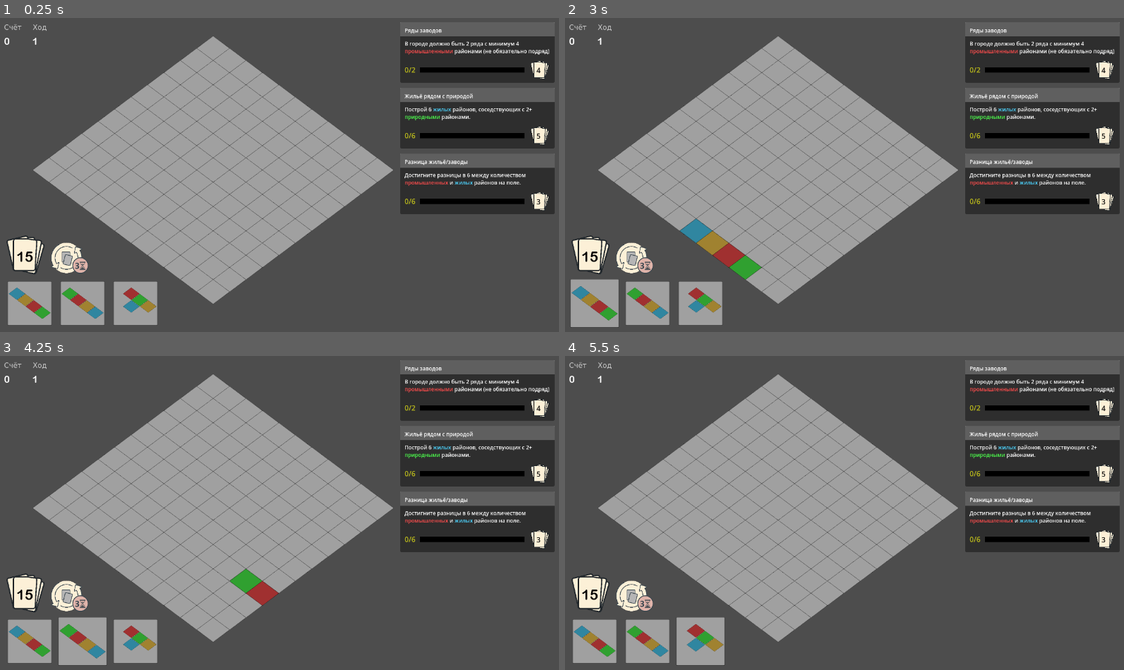
Above: before the commit, frames 1-4 (two rows, left to right).
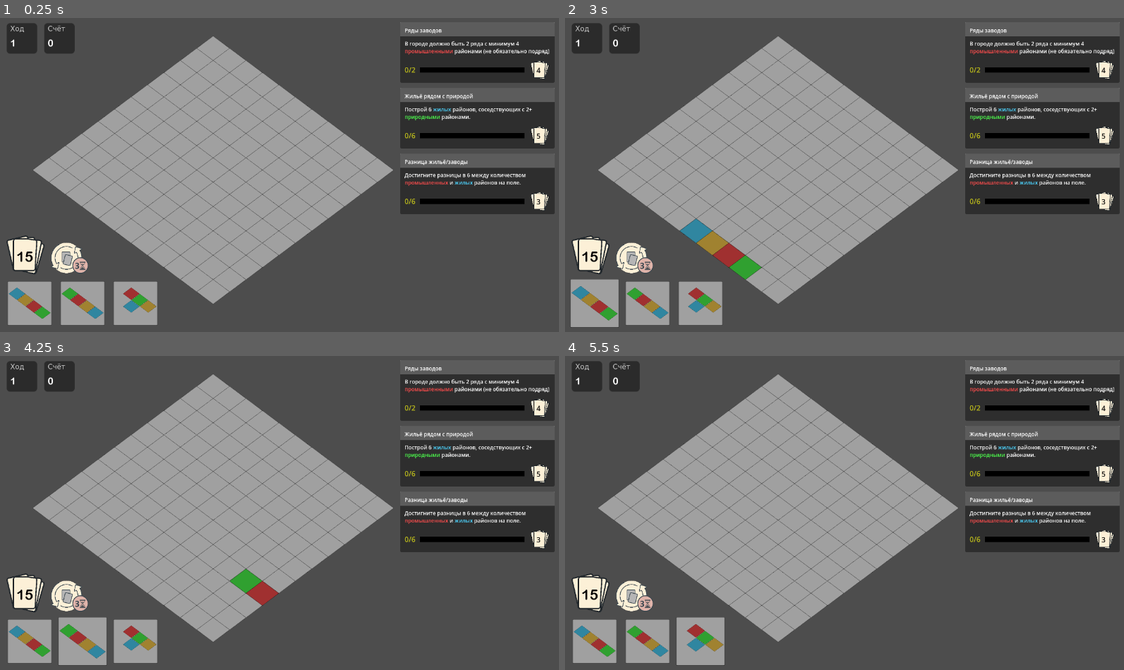
Above: after the commit, the same moments.

Repository: Suruks/Deck-and-Districts-Godot
Game: Godot game, scene res://main.tscn
The game is run twice, just before and just after one commit, with the same random seed, the same clock (stepped at 60 frames per second) and the same inputs.
Inputs (mouse positions are in pixels of both pictures, inside the frame that each line leads up to):
- Up to frame 1 (0.25 s): no input
- Up to frame 2 (3 s): click (632, 259) at 0.52 s; click (632, 259) at 1.27 s; click (632, 259) at 2.02 s; tap Enter at 2.75 s; drag from (592, 303) to (900, 105) at 2.77 s
- Up to frame 3 (4.25 s): tap Space at 3.5 s; drag from (83, 641) to (245, 575) at 3.52 s
- Up to frame 4 (5.5 s): tap Enter at 4.25 s; move the mouse to (699, 641) at 4.27 s; click (699, 641) at 4.42 s; tap Space at 5 s; drag from (810, 575) to (648, 641) at 5.02 s

The runs differ from the first frame. In frame 1, 1.0% of the frame differs, in the area x 0-14%, y 1-12%; in frame 2, 1.0%; in frame 3, 1.0%; in frame 4, 1.0%.

Commit message:
refactoring

Diff:
--- a/QuestUI.tscn
+++ b/QuestUI.tscn
@@ -1,12 +1,12 @@
 [gd_scene load_steps=7 format=3 uid="uid://qbh7ksafhqak"]
 
-[ext_resource type="Script" uid="uid://b2ead104ruhiy" path="res://quest_ui.gd" id="1_vh80s"]
-[ext_resource type="Texture2D" uid="uid://bp5nnu6p6uawh" path="res://deck.png" id="2_582tu"]
+[ext_resource type="Script" uid="uid://b2ead104ruhiy" path="res://Scripts/quest_ui.gd" id="1_vh80s"]
+[ext_resource type="Texture2D" uid="uid://bp5nnu6p6uawh" path="res://Resources/deck.png" id="2_582tu"]
 
 [sub_resource type="Theme" id="Theme_582tu"]
 
 [sub_resource type="StyleBoxFlat" id="StyleBoxFlat_wlx7c"]
-bg_color = Color(1, 1, 1, 0.23529412)
+bg_color = Color(1, 1, 1, 0.21960784)
 
 [sub_resource type="StyleBoxFlat" id="StyleBoxFlat_vh80s"]
 bg_color = Color(0, 0, 0, 1)
--- /dev/null
+++ b/Scripts/Logger.gd
@@ -0,0 +1,15 @@
+extends Node
+
+# В этом классе будет храниться ваша универсальная функция логирования
+func log(message):
+	var time_dict = Time.get_datetime_dict_from_system()
+	var formatted_time = "%02d:%02d:%02d" % [time_dict.hour, time_dict.minute, time_dict.second]
+
+	# Мы используем print, но добавляем префикс для удобства фильтрации
+	print("[LOG %s] %s" % [formatted_time, message])
+
+	# Если вы хотите записывать логи в файл, добавьте здесь логику сохранения
+	# Example:
+	# FileAccess.open("user://game.log", FileAccess.WRITE_READ).store_line(
+	#     "[%s] %s" % [formatted_time, message]
+	# )
--- a/QuestManager.gd
+++ b/Scripts/QuestManager.gd
@@ -1,7 +1,7 @@
 class_name QuestManager
 extends Node
 
-signal quest_completed(reward_count: int)
+signal quest_completed(reward_count: int, quest: Quest)
 
 @export var active_quests_container: VBoxContainer
 var quest_deck: QuestDeck
@@ -9,16 +9,21 @@
 var quest_ui_scene_ref: PackedScene
 
 func _init(_quest_deck: QuestDeck, _quest_ui_scene: PackedScene):
-	if not is_instance_valid(_quest_deck) or _quest_ui_scene == null:
-		printerr("QuestManager: инициализация не удалась.")
+	if not is_instance_valid(_quest_deck):
+		printerr("QuestManager: QuestDeck невалиден.")
 		return
+
 	quest_deck = _quest_deck
-	quest_ui_scene_ref = _quest_ui_scene
+	quest_ui_scene_ref = _quest_ui_scene # Если quest_ui_scene = null, то setup_quests сработает как "защитник"
 
 # Настройка квестов
-func setup_quests(count := 3):
-	if quest_ui_scene_ref == null or not is_instance_valid(active_quests_container):
-		printerr("QuestManager: невозможно настроить квесты.")
+func setup_quests(count := 3, current_turn: int = 1):
+	if quest_ui_scene_ref == null:
+		printerr("QuestManager: Не загружена QuestUI.tscn.")
+		return
+
+	if not is_instance_valid(active_quests_container):
+		printerr("QuestManager: active_quests_container невалиден (узел сцены не найден).")
 		return
 
 	active_quests.clear()
@@ -30,10 +35,12 @@
 		if q == null:
 			break
 
+		q.start_turn = current_turn
 		active_quests.append(q)
 
 		var ui = quest_ui_scene_ref.instantiate()
 		ui.quest = q  # здесь хранится Resource
+
 		active_quests_container.add_child(ui)
 		ui.call_deferred("update_ui")
 
@@ -97,6 +104,7 @@
 
 	# Берём новый квест и создаём UI на том же месте (если есть)
 	var new_q = quest_deck.draw_quest()
+	MyLogger.log("Квест получен: " + new_q.short_desc)
 	if new_q:
 		active_quests.insert(index, new_q)
 
@@ -112,7 +120,7 @@
 
 	var reward_count: int = q.reward_cards
 
-	call_deferred("emit_signal", "quest_completed", reward_count, q.description)
+	quest_completed.emit(reward_count, q)
 
 # Завершение одного квеста
 func complete_quest(q: Quest) -> void:
--- /dev/null
+++ b/Scripts/StatSaver.gd
@@ -0,0 +1,41 @@
+class_name StatSaver
+extends RefCounted
+
+const SAVE_PATH = "user://raw_quest_data.json"
+
+# Сохраняет одну запись о завершенном квесте.
+# Данные сохраняются в виде массива JSON-объектов.
+func append_quest_data(quest_type: String, duration: int):
+	# 1. Загружаем текущие данные (если файл существует)
+	var all_data: Array = []
+	if FileAccess.file_exists(SAVE_PATH):
+		var file = FileAccess.open(SAVE_PATH, FileAccess.READ)
+		if FileAccess.get_open_error() == OK:
+			var json_string = file.get_as_text()
+			var parsed_data = JSON.parse_string(json_string)
+			if parsed_data is Array:
+				all_data = parsed_data
+			file.close()
+		else:
+			printerr("StatSaver: Ошибка при чтении файла статистики: ", FileAccess.get_open_error())
+			return
+
+	# 2. Создаем новую запись
+	var new_entry = {
+		"quest_type": quest_type,
+		"duration": duration,
+		"timestamp": Time.get_unix_time_from_system()
+	}
+
+	# 3. Добавляем ее в массив
+	all_data.append(new_entry)
+
+	# 4. Перезаписываем весь файл с новыми данными
+	var file_write = FileAccess.open(SAVE_PATH, FileAccess.WRITE)
+	if FileAccess.get_open_error() == OK:
+		var json_string = JSON.stringify(all_data, "\t")
+		file_write.store_string(json_string)
+		file_write.close()
+		#print("StatSaver: Сохранена запись о квесте '", quest_type, "' (", duration, " ходов).")
+	else:
+		printerr("StatSaver: Ошибка при записи файла статистики: ", FileAccess.get_open_error())
--- a/card.gd
+++ b/Scripts/card.gd
@@ -6,14 +6,14 @@
 @export var blocks: Array = []
 @export var block_types: Array = []
 
-const Globals = preload("res://globals.gd")
+const Globals = preload("res://Scripts/globals.gd")
 
 @onready var background = $Sprite2D
 @onready var area = $Area2D
 @onready var blocks_container = $BlocksContainer # <-- Получаем новый контейнер
 
 var selected = false
-var tile_texture = preload("res://tile.png")
+var tile_texture = preload("res://Resources/tile.png")
 var block_scale := 0.6
 
 func _ready():
--- a/city_block.gd
+++ b/Scripts/city_block.gd
@@ -3,8 +3,8 @@
 
 @export var type: String = "residential"
 @export var aging: int = 0
-@export var tile_texture: Texture2D = preload("res://tile.png")
-@export var old_texture: Texture2D = preload("res://old_tile.png")
+@export var tile_texture: Texture2D = preload("res://Resources/tile.png")
+@export var old_texture: Texture2D = preload("res://Resources/old_tile.png")
 
 static var max_aging = 20
 
--- a/main.gd
+++ b/Scripts/main.gd
@@ -2,16 +2,20 @@
 
 @onready var hand_script: Hand = $CanvasLayer/HandContainer as Hand
 @onready var quest_deck: QuestDeck = QuestDeck.new()
-@onready var score_label: Label = $CanvasLayer/Score
-@onready var turn_label: Label = $CanvasLayer/Turn
+@onready var score_label: Label = $CanvasLayer/ScorePanel/Score
+@onready var turn_label: Label = $CanvasLayer/TurnPanel/Turn
+
+@onready var active_quests_container: VBoxContainer = $CanvasLayer/MarginContainer/ActiveQuests
+@export var quest_ui_scene: PackedScene = preload("res://QuestUI.tscn")
+var active_quests: Array = []
 
 var card_manager: CardManager
 var quest_manager: QuestManager
 
-const InputScriptClass = preload("res://input.gd")
+const InputScriptClass = preload("res://Scripts/input.gd")
 var input_script: InputClass
 
-const GridManagerClass = preload("res://GridManager.gd")
+const GridManagerClass = preload("res://Scripts/GridManager.gd")
 var grid_manager: GridManager
 
 var deck_sprite: Sprite2D
@@ -20,6 +24,8 @@
 
 var turn = 1
 var total_score = 0
+
+var stat_saver: StatSaver = StatSaver.new()
 
 # --- READY ---
 func _ready():
@@ -47,13 +53,13 @@
 	grid_manager = GridManagerClass.new()
 	add_child(grid_manager)
 
-	var tile_texture = preload("res://tile.png")
-	var old_texture = preload("res://old_tile.png")
+	var tile_texture = preload("res://Resources/tile.png")
+	var old_texture = preload("res://Resources/old_tile.png")
 	grid_manager.init_grid(11, 124, 92, tile_texture, old_texture)
 	grid_manager.card_manager = card_manager
 
 	# Камера
-	var cam_scene = preload("res://camera_controller.gd")
+	var cam_scene = preload("res://Scripts/camera_controller.gd")
 	var cam = Camera2D.new()
 	cam.set_script(cam_scene)
 	add_child(cam)
@@ -65,7 +71,7 @@
 
 	# Колода
 	deck_sprite = Sprite2D.new()
-	deck_sprite.texture = preload("res://deck.png")
+	deck_sprite.texture = preload("res://Resources/deck.png")
 	$CanvasLayer.add_child(deck_sprite)
 	deck_sprite.position = Vector2(70, get_viewport_rect().size.y - 180)
 	deck_sprite.scale = Vector2(0.5,0.5)
@@ -73,7 +79,7 @@
 	deck_label = Label.new()
 	deck_label.text = str(card_manager.get_deck_size()) # <--- Теперь обращаемся к CardManager
 	var font_var = FontVariation.new()
-	font_var.base_font = load("res://ARLRDBD.ttf")
+	font_var.base_font = load("res://Resources/ARLRDBD.TTF")
 	deck_label.add_theme_font_override("font", font_var)
 	deck_label.add_theme_font_size_override("font_size", 32)
 	deck_label.horizontal_alignment = HorizontalAlignment.HORIZONTAL_ALIGNMENT_CENTER
@@ -84,7 +90,7 @@
 
 	# Кнопка replace_hand
 	replace_hand_sprite = TextureButton.new()
-	var texture = load("res://replace_hand.png")
+	var texture = load("res://Resources/replace_hand.png")
 	replace_hand_sprite.texture_normal = texture
 	replace_hand_sprite.custom_minimum_size = texture.get_size()
 	replace_hand_sprite.size = texture.get_size() # или set_size(texture.get_size()
@@ -96,19 +102,7 @@
 	replace_hand_sprite.connect("gui_input", Callable(self, "_on_replace_hand_input"))
 	replace_hand_sprite.connect("mouse_exited", Callable(self, "_on_hover_exit"))
 
-	# Квесты
-	quest_deck.init_quests()
-	quest_manager = QuestManager.new(quest_deck, quest_ui_scene)
-	add_child(quest_manager) # Добавьте в дерево, если он у вас не был добавлен
-
-	quest_manager.active_quests_container = active_quests_container
-	# Теперь менеджер может создавать UI без ошибок
-	quest_manager.setup_quests()
-	quest_manager.connect("quest_completed", Callable(self, "_on_quest_completed"))
-
-@onready var active_quests_container: VBoxContainer = $CanvasLayer/MarginContainer/ActiveQuests
-@export var quest_ui_scene: PackedScene = preload("res://QuestUI.tscn")
-var active_quests: Array = []
+	init_quest_system()
 
 # --- Квесты ---
 func create_quest_ui(quest: Quest) -> Control:
@@ -126,10 +120,12 @@
 	var current_grid_size = grid_manager.get_grid_size()
 	quest_manager.compute_all_scores(current_grid, current_grid_size)
 
-func _on_quest_completed(reward_count: int, description: String):
-	var time_dict = Time.get_datetime_dict_from_system()
-	var formatted_time = "%02d:%02d:%02d" % [time_dict.hour, time_dict.minute, time_dict.second]
-	print(formatted_time, ": Квест завершён! Добавляем ", reward_count, " карт(ы) в колоду. Завершенный квест: ", description)
+func _on_quest_completed(reward_count: int, quest: Quest):
+	var duration = turn - quest.start_turn
+	stat_saver.append_quest_data(quest.quest_type, duration)
+
+	MyLogger.log("Квест '" + quest.short_desc + "' (" + quest.quest_type + ") пройден за " + str(duration) + " ходов. Данные сохранены.")
+	MyLogger.log("Добавляем " + str(reward_count) + " карт(ы) в колоду.")
 
 	var added = card_manager.add_cards(reward_count)
 	var not_added = reward_count - added
@@ -186,6 +182,7 @@
 	# 6. Обновление UI/Квестов
 	turn += 1
 	turn_label.text = str(turn)
+	MyLogger.log("Начался ход " + str(turn) + "!")
 	_update_deck_ui() # Обновляем счетчик
 	grid_manager.clear_preview()
 	# card_placed.emit() # Если такой сигнал нужен для квестов, излучаем его здесь!
@@ -298,3 +295,17 @@
 		# Main.gd спрашивает CardManager, выбрана ли карта
 		if card_manager.get_selected_card() != null:
 			grid_manager.update_preview() # Вызываем локальный метод main.gd
+
+func init_quest_system():
+	# 1. Инициализация QuestDeck и создание экземпляра QuestManager
+	quest_deck.init_quests()
+	quest_manager = QuestManager.new(quest_deck, quest_ui_scene)
+	add_child(quest_manager)
+
+	# 2. Установка контейнера (убеждаемся, что @onready переменные готовы)
+	# Этот шаг теперь максимально надежен, так как вызывается после _ready()
+	quest_manager.active_quests_container = active_quests_container
+
+	# 3. Настройка и подключение сигналов
+	quest_manager.setup_quests(3, turn)
+	quest_manager.connect("quest_completed", Callable(self, "_on_quest_completed"))
--- a/quest.gd
+++ b/Scripts/quest.gd
@@ -7,6 +7,8 @@
 @export var current_progress: int = 0
 @export var target_progress: int = 1
 @export var quest_type: String = "" # например "city_in_green"
+
+var start_turn: int = 0
 
 func is_completed() -> bool:
 	return current_progress >= target_progress
--- a/card.tscn
+++ b/card.tscn
@@ -1,7 +1,7 @@
 [gd_scene load_steps=3 format=3 uid="uid://cx3ayalb7wonr"]
 
-[ext_resource type="Script" uid="uid://cmeii2u0sgk25" path="res://card.gd" id="1_kikvd"]
-[ext_resource type="Texture2D" uid="uid://c6lnhsy81bu10" path="res://card.png" id="2_rjlel"]
+[ext_resource type="Script" uid="uid://cmeii2u0sgk25" path="res://Scripts/card.gd" id="1_kikvd"]
+[ext_resource type="Texture2D" uid="uid://c6lnhsy81bu10" path="res://Resources/card.png" id="2_rjlel"]
 
 [node name="Main" type="Node2D"]
 script = ExtResource("1_kikvd")
--- a/main.tscn
+++ b/main.tscn
@@ -1,7 +1,8 @@
-[gd_scene load_steps=5 format=3 uid="uid://b7nrldhhp1yy2"]
+[gd_scene load_steps=6 format=3 uid="uid://b7nrldhhp1yy2"]
 
-[ext_resource type="Script" uid="uid://drnut3xcv78g4" path="res://main.gd" id="1_ig7tw"]
-[ext_resource type="FontFile" uid="uid://cewls1n52e7qf" path="res://ARLRDBD.TTF" id="2_0xm2m"]
+[ext_resource type="Script" uid="uid://drnut3xcv78g4" path="res://Scripts/main.gd" id="1_ig7tw"]
+[ext_resource type="FontFile" uid="uid://cewls1n52e7qf" path="res://Resources/ARLRDBD.TTF" id="2_0xm2m"]
+[ext_resource type="Texture2D" uid="uid://0jckccu8g0p4" path="res://Resources/squarePanel.png" id="3_h2yge"]
 
 [sub_resource type="LabelSettings" id="LabelSettings_h2yge"]
 font = ExtResource("2_0xm2m")
@@ -36,42 +37,63 @@
 size_flags_vertical = 0
 theme_override_constants/separation = 12
 
-[node name="Label" type="Label" parent="CanvasLayer"]
-offset_left = 22.0
-offset_top = 14.0
-offset_right = 85.0
-offset_bottom = 40.0
+[node name="ScorePanel" type="TextureRect" parent="CanvasLayer"]
+offset_left = 113.0
+offset_top = 15.0
+offset_right = 182.0
+offset_bottom = 84.0
+texture = ExtResource("3_h2yge")
+expand_mode = 1
+
+[node name="Label" type="Label" parent="CanvasLayer/ScorePanel"]
+layout_mode = 0
+offset_left = 8.0
+offset_top = 2.0
+offset_right = 71.0
+offset_bottom = 28.0
 size_flags_horizontal = 8
 size_flags_vertical = 0
 text = "Счёт"
 label_settings = SubResource("LabelSettings_h2yge")
 
-[node name="Label2" type="Label" parent="CanvasLayer"]
-offset_left = 87.0
-offset_top = 14.0
-offset_right = 150.0
-offset_bottom = 40.0
+[node name="Score" type="Label" parent="CanvasLayer/ScorePanel"]
+layout_mode = 0
+offset_left = 8.0
+offset_top = 32.0
+offset_right = 71.0
+offset_bottom = 58.0
+size_flags_horizontal = 8
+size_flags_vertical = 0
+text = "0"
+label_settings = SubResource("LabelSettings_0xm2m")
+
+[node name="TurnPanel" type="TextureRect" parent="CanvasLayer"]
+offset_left = 28.0
+offset_top = 15.0
+offset_right = 97.0
+offset_bottom = 84.0
+texture = ExtResource("3_h2yge")
+expand_mode = 1
+
+[node name="Label" type="Label" parent="CanvasLayer/TurnPanel"]
+layout_mode = 0
+offset_left = 8.0
+offset_top = 2.0
+offset_right = 71.0
+offset_bottom = 28.0
 size_flags_horizontal = 8
 size_flags_vertical = 0
 text = "Ход"
 label_settings = SubResource("LabelSettings_h2yge")
 
-[node name="Score" type="Label" parent="CanvasLayer"]
-offset_left = 22.0
-offset_top = 43.0
-offset_right = 85.0
-offset_bottom = 69.0
+[node name="Turn" type="Label" parent="CanvasLayer/TurnPanel"]
+layout_mode = 0
+offset_left = 8.0
+offset_top = 32.0
+offset_right = 71.0
+offset_bottom = 58.0
 size_flags_horizontal = 8
 size_flags_vertical = 0
-text = "0"
+text = "1
+"
 label_settings = SubResource("LabelSettings_0xm2m")
-
-[node name="Turn" type="Label" parent="CanvasLayer"]
-offset_left = 86.0
-offset_top = 43.0
-offset_right = 149.0
-offset_bottom = 69.0
-size_flags_horizontal = 8
-size_flags_vertical = 0
-text = "1"
-label_settings = SubResource("LabelSettings_0xm2m")
--- a/project.godot
+++ b/project.godot
@@ -15,6 +15,10 @@
 config/features=PackedStringArray("4.5", "GL Compatibility")
 config/icon="res://icon.svg"
 
+[autoload]
+
+MyLogger="*res://Scripts/Logger.gd"
+
 [display]
 
 window/size/viewport_width=1280
Renamed: ARLRDBD.TTF -> Resources/ARLRDBD.TTF
Not shown, changed: Resources/ARLRDBD.TTF.import
Renamed: card.png -> Resources/card.png
Not shown, changed: Resources/card.png.import
Renamed: card_icon.png -> Resources/card_icon.png
Not shown, changed: Resources/card_icon.png.import
Renamed: deck.png -> Resources/deck.png
Not shown, changed: Resources/deck.png.import
Renamed: old_tile.png -> Resources/old_tile.png
Not shown, added: Resources/old_tile.png.import
Renamed: replace_hand.png -> Resources/replace_hand.png
Not shown, changed: Resources/replace_hand.png.import
(and 31 more such lines)
